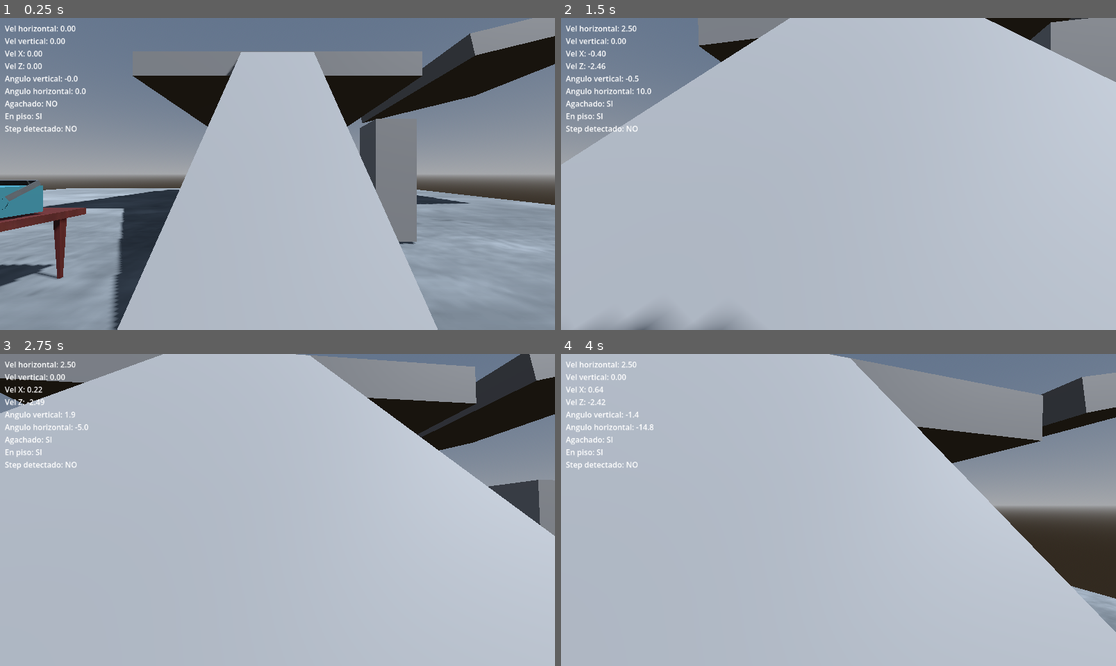
Above: before the commit, frames 1-4 (two rows, left to right).
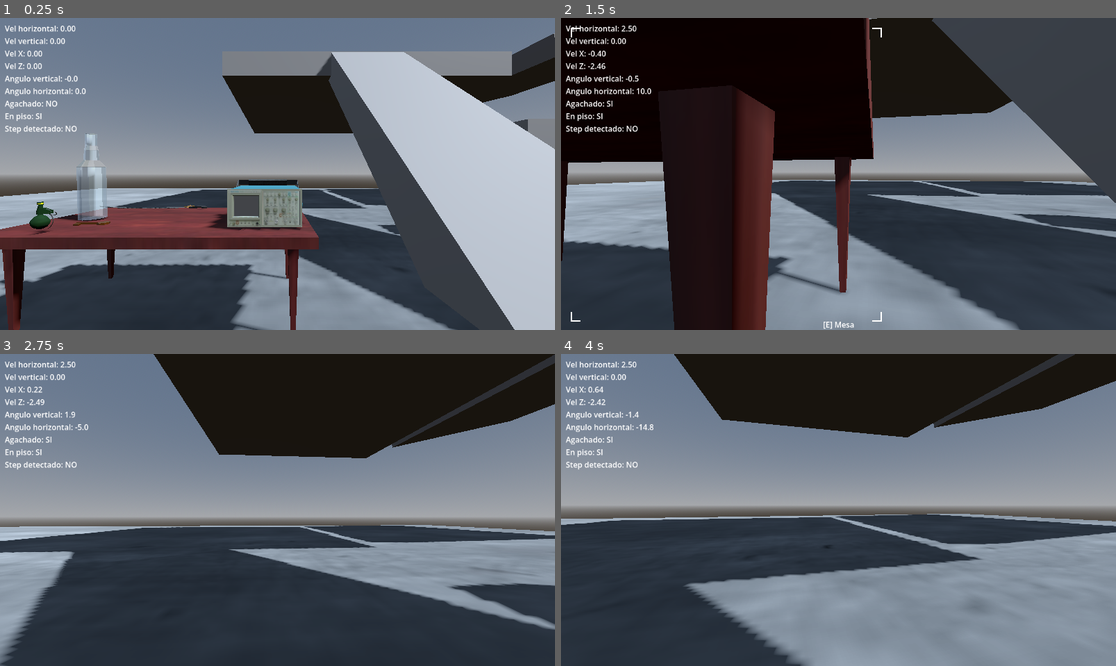
Above: after the commit, the same moments.

Repository: ElVerdulero2001/tun-tun-tun-sahur-el-juego-copia-de-Peripeteia-
Game: Godot game, scene res://levels/movement_test.tscn
Two runs of this game, one before a commit and one after it. Both use one fixed random seed, a clock stepped at 60 frames per second and the inputs below.
Inputs (mouse positions are in pixels of both pictures, inside the frame that each line leads up to):
- Up to frame 1 (0.25 s): no input
- Up to frame 2 (1.5 s): tap Enter at 0.5 s; move the mouse to (866, 174) at 0.52 s; hold Ctrl (crouch) 0.53-1.28 s; hold W (move_forward) from 0.53 s (still down); tap Space (jump) at 0.77 s; move the mouse to (810, 174) at 1.27 s; tap E (interactuar) at 1.35 s
- Up to frame 3 (2.75 s): keep holding W (move_forward); tap Space (jump) at 1.52 s; move the mouse to (288, 503) at 2.02 s; hold Shift (run) from 2.03 s (still down)
- Up to frame 4 (4 s): keep holding W (move_forward); move the mouse to (832, 516) at 2.77 s; release Shift (run) at 2.78 s; tap T (tirar_item) at 2.85 s; tap Space (jump) at 3.02, 3.77 s; move the mouse to (877, 513) at 3.52 s; hold K (toggle_trail) from 3.53 s (still down)

The runs differ from the first frame. In frame 1, 71% of the frame differs, in the area x 0-100%, y 0-100%; in frame 2, 97%; in frame 3, 90%; in frame 4, 91%.

Commit message:
logre arreglar el osciloscopio

Diff:
--- a/levels/camera_3d.gd
+++ /dev/null
@@ -1,2 +0,0 @@
-extends Camera3D
-# no necesita nada, la cámara sola ya renderiza
--- a/levels/movement_test.tscn
+++ b/levels/movement_test.tscn
@@ -14,13 +14,13 @@
 [ext_resource type="PackedScene" uid="uid://derv7f5stbi5f" path="res://scenes/props/dinamic/botella_standar_1.tscn" id="14_8rkqj"]
 [ext_resource type="PackedScene" uid="uid://ce5sanae8y4jr" path="res://scenes/props/dinamic/sable_san_martin_1.tscn" id="15_2fbo5"]
 [ext_resource type="PackedScene" uid="uid://bmknlxq61koen" path="res://scenes/props/dinamic/mesa_standar_1.tscn" id="16_hwk1c"]
+[ext_resource type="PackedScene" uid="uid://dw51wthqro71g" path="res://scenes/props/dinamic/osciloscopio_01.tscn" id="16_yig0p"]
 [ext_resource type="PackedScene" uid="uid://ct6tfm3gtwy22" path="res://scenes/props/static/fuente_vieja_01.tscn" id="17_djgoh"]
 [ext_resource type="PackedScene" uid="uid://c0qytjvt5exhd" path="res://scenes/props/dinamic/llave_comun_1.tscn" id="17_ittlt"]
 [ext_resource type="PackedScene" uid="uid://bkmlbvilr8mps" path="res://scenes/props/static/farola_vieja_01.tscn" id="18_88gl0"]
 [ext_resource type="Texture2D" uid="uid://cvc38q08ijnas" path="res://assets/textures/piso_piedra_01.webp" id="19_00m5o"]
 [ext_resource type="PackedScene" uid="uid://dtjyj444v5jty" path="res://scenes/props/static/banquitobrutalista_01.tscn" id="19_ptivj"]
 [ext_resource type="PackedScene" uid="uid://c7dl0cwwdn0vp" path="res://scenes/props/dinamic/granada_01.tscn" id="20_00m5o"]
-[ext_resource type="PackedScene" uid="uid://bowc62hwhqjco" path="res://scenes/props/dinamic/osciloscopio.tscn" id="21_yig0p"]
 
 [sub_resource type="ProceduralSkyMaterial" id="ProceduralSkyMaterial_755td"]
 
@@ -70,6 +70,13 @@
 [sub_resource type="BoxMesh" id="BoxMesh_t354w"]
 
 [sub_resource type="BoxShape3D" id="BoxShape3D_s4463"]
+
+[sub_resource type="ViewportTexture" id="ViewportTexture_yig0p"]
+viewport_path = NodePath("../../../../../entities/Node3D/SubViewport")
+
+[sub_resource type="StandardMaterial3D" id="StandardMaterial3D_kcpfy"]
+resource_local_to_scene = true
+albedo_texture = SubResource("ViewportTexture_yig0p")
 
 [node name="MovementTest" type="Node3D" unique_id=15402342 groups=["raycast"]]
 
@@ -198,12 +205,16 @@
 [node name="granada_01" parent="world/enviroment/dinamic" unique_id=1896426358 instance=ExtResource("20_00m5o")]
 transform = Transform3D(1, 0, 0, 0, 1, 0, 0, 0, 1, -6.09862, 1.3785677, -2.3285449)
 
-[node name="osciloscopio" parent="world/enviroment/dinamic" unique_id=1107824422 instance=ExtResource("21_yig0p")]
-transform = Transform3D(0.99999994, 0, 0, 0, 1, 0, 0, 0, 1, -3.8496594, 1.5746975, -2.8759344)
+[node name="osciloscopio_01" parent="world/enviroment/dinamic" unique_id=471919506 instance=ExtResource("16_yig0p")]
+transform = Transform3D(1, 0, 0, 0, 1, 0, 0, 0, 1, -3.8551984, 1.4868441, -2.8426342)
+
+[node name="pantalla" parent="world/enviroment/dinamic/osciloscopio_01/osciloscopio5" parent_id_path=PackedInt32Array(471919506, 1264347502) index="5" unique_id=2136249046]
+surface_material_override/0 = SubResource("StandardMaterial3D_kcpfy")
 
 [node name="entities" type="Node3D" parent="." unique_id=2102854069]
 
 [node name="player" type="Node3D" parent="entities" unique_id=143539223]
+transform = Transform3D(1, 0, 0, 0, 1, 0, 0, 0, 1, -3.7168937, 0, 0)
 
 [node name="player" parent="entities/player" unique_id=189769782 instance=ExtResource("1_djgoh")]
 transform = Transform3D(1, 0, 0, 0, 1, 0, 0, 0, 1, 0, 0.17427588, 0)
@@ -225,6 +236,16 @@
 [node name="HUD" parent="entities/player" unique_id=1676478594 node_paths=PackedStringArray("raycast") instance=ExtResource("13_6fxmk")]
 raycast = NodePath("../player/player/Camera3D/raycast_interaccion")
 
+[node name="Node3D" type="Node3D" parent="entities" unique_id=538461892]
+
+[node name="SubViewport" type="SubViewport" parent="entities/Node3D" unique_id=820303445]
+size = Vector2i(310, 255)
+
+[node name="Camera3D" type="Camera3D" parent="entities/Node3D/SubViewport" unique_id=417162581]
+transform = Transform3D(0.35445136, 0.6314493, -0.68966377, -0.04842532, 0.7489557, 0.66084826, 0.9338197, -0.20084135, 0.29604647, -5.9791393, 2.570358, 0.8493495)
+
+[editable path="world/enviroment/dinamic/osciloscopio_01"]
+[editable path="world/enviroment/dinamic/osciloscopio_01/osciloscopio5"]
 [editable path="entities/player/player"]
 [editable path="entities/player/player/player/Camera3D/raycast_interaccion"]
 [editable path="entities/player/debugui"]
--- /dev/null
+++ b/osciloscopio_01.gd
@@ -0,0 +1,4 @@
+extends RigidBody3D
+
+func _ready():
+	await get_tree().process_frame
--- a/scenes/props/dinamic/osciloscopio.gd
+++ /dev/null
@@ -1,13 +0,0 @@
-extends RigidBody3D
-
-@export var viewport_externo: SubViewport
-
-@onready var pantalla: MeshInstance3D = $osciloscopio5/pantalla
-
-func _ready():
-	var mat = StandardMaterial3D.new()
-	mat.albedo_texture = viewport_externo.get_texture()
-	mat.emission_enabled = true
-	mat.emission_texture = viewport_externo.get_texture()
-	mat.emission_energy_multiplier = 1.0
-	pantalla.set_surface_override_material(0, mat)
--- a/scenes/props/dinamic/osciloscopio.tscn
+++ /dev/null
@@ -1,65 +0,0 @@
-[gd_scene format=3 uid="uid://bowc62hwhqjco"]
-
-[ext_resource type="PackedScene" uid="uid://bhtpk7s43gfrf" path="res://assets/models/no_collectibles/osciloscopio5.glb" id="1_4hd37"]
-
-[sub_resource type="BoxShape3D" id="BoxShape3D_hmls3"]
-size = Vector3(0.875, 0.41, 0.875)
-
-[sub_resource type="BoxShape3D" id="BoxShape3D_3y40l"]
-size = Vector3(0.875, 0.095, 0.46)
-
-[sub_resource type="StandardMaterial3D" id="StandardMaterial3D_p0q5k"]
-resource_name = "pantalla"
-cull_mode = 2
-albedo_color = Color(0, 0, 0, 1)
-roughness = 0.5
-
-[sub_resource type="ArrayMesh" id="ArrayMesh_mp8n4"]
-_surfaces = [{
-"aabb": AABB(-1.98862, -0.537536, 2.4332976, 1.5979114, 1.3163366, 1e-05),
-"format": 34896613377,
-"index_count": 6,
-"index_data": PackedByteArray(0, 0, 1, 0, 2, 0, 0, 0, 3, 0, 1, 0),
-"name": "pantalla",
-"primitive": 3,
-"uv_scale": Vector4(0, 0, 0, 0),
-"vertex_count": 4,
-"vertex_data": PackedByteArray(255, 255, 255, 255, 0, 0, 0, 0, 0, 0, 0, 0, 0, 0, 0, 0, 0, 0, 255, 255, 0, 0, 0, 0, 255, 255, 0, 0, 0, 0, 0, 0)
-}]
-blend_shape_mode = 0
-
-[sub_resource type="ArrayMesh" id="ArrayMesh_4hd37"]
-resource_name = "osciloscopio5_Cube_002"
-_surfaces = [{
-"aabb": AABB(-1.98862, -0.537536, 2.4332976, 1.5979114, 1.3163366, 1e-05),
-"attribute_data": PackedByteArray(238, 107, 27, 20, 15, 20, 246, 90, 15, 20, 27, 20, 238, 107, 246, 90),
-"format": 34896613399,
-"index_count": 6,
-"index_data": PackedByteArray(0, 0, 1, 0, 2, 0, 0, 0, 3, 0, 1, 0),
-"material": SubResource("StandardMaterial3D_p0q5k"),
-"name": "pantalla",
-"primitive": 3,
-"uv_scale": Vector4(0, 0, 0, 0),
-"vertex_count": 4,
-"vertex_data": PackedByteArray(255, 255, 255, 255, 0, 0, 0, 128, 0, 0, 0, 0, 0, 0, 0, 128, 0, 0, 255, 255, 0, 0, 0, 128, 255, 255, 0, 0, 0, 0, 0, 128, 255, 127, 255, 255, 255, 127, 255, 255, 255, 127, 255, 255, 255, 127, 255, 255)
-}]
-blend_shape_mode = 0
-shadow_mesh = SubResource("ArrayMesh_mp8n4")
-
-[node name="osciloscopio" type="RigidBody3D" unique_id=1107824422]
-collision_layer = 10
-collision_mask = 9
-
-[node name="box" type="CollisionShape3D" parent="." unique_id=1414124643]
-shape = SubResource("BoxShape3D_hmls3")
-
-[node name="handle" type="CollisionShape3D" parent="." unique_id=718683566]
-transform = Transform3D(1, 0, 0, 0, 0.8756163, -0.4830073, 0, 0.4830073, 0.8756163, 0, 0.14112175, -0.1654344)
-shape = SubResource("BoxShape3D_3y40l")
-
-[node name="osciloscopio5" parent="." unique_id=1680476728 instance=ExtResource("1_4hd37")]
-
-[node name="pantalla" parent="osciloscopio5" index="5" unique_id=906293352]
-mesh = SubResource("ArrayMesh_4hd37")
-
-[editable path="osciloscopio5"]
--- /dev/null
+++ b/scenes/props/dinamic/osciloscopio_01.tscn
@@ -0,0 +1,36 @@
+[gd_scene format=3 uid="uid://dw51wthqro71g"]
+
+[ext_resource type="PackedScene" uid="uid://bxjn7fsrompfd" path="res://assets/models/no_collectibles/osciloscopio5.glb" id="1_y8k1p"]
+
+[sub_resource type="BoxShape3D" id="BoxShape3D_ppfc1"]
+size = Vector3(0.875, 0.415, 0.89)
+
+[sub_resource type="BoxShape3D" id="BoxShape3D_weci0"]
+size = Vector3(0.875, 0.095, 0.445)
+
+[sub_resource type="ViewportTexture" id="ViewportTexture_y8k1p"]
+
+[sub_resource type="StandardMaterial3D" id="StandardMaterial3D_ppfc1"]
+resource_local_to_scene = true
+albedo_texture = SubResource("ViewportTexture_y8k1p")
+
+[node name="osciloscopio_01" type="RigidBody3D" unique_id=471919506]
+collision_layer = 10
+collision_mask = 9
+
+[node name="cuerpo" type="CollisionShape3D" parent="." unique_id=1411806449]
+transform = Transform3D(1, 0, 0, 0, 1, 0, 0, 0, 1, 0, 0.21, 0.009)
+shape = SubResource("BoxShape3D_ppfc1")
+
+[node name="agarradera" type="CollisionShape3D" parent="." unique_id=151387528]
+transform = Transform3D(1, 0, 0, 0, 0.87800807, -0.47864592, 0, 0.47864592, 0.87800807, 0, 0.353, -0.169)
+shape = SubResource("BoxShape3D_weci0")
+
+[node name="osciloscopio5" parent="." unique_id=1264347502 instance=ExtResource("1_y8k1p")]
+transform = Transform3D(1, 0, 0, 0, 1, 0, 0, 0, 1, 0, 0.21, 0)
+
+[node name="pantalla" parent="osciloscopio5" index="5" unique_id=2136249046]
+transform = Transform3D(-0.16480452, -1.4407669e-08, 0, 1.4407669e-08, -0.16480452, 0, 0, 0, 0.16480452, -0.3920871, 0.039759785, 0)
+surface_material_override/0 = SubResource("StandardMaterial3D_ppfc1")
+
+[editable path="osciloscopio5"]
Binary file changed: assets/models/no_collectibles/osciloscopio5.glb
Not shown, changed: assets/models/no_collectibles/osciloscopio5.glb.import
Binary file removed: assets/models/no_collectibles/osciloscopio5_metal_01.webp
Not shown, removed: assets/models/no_collectibles/osciloscopio5_metal_01.webp.import
Binary file removed: assets/models/no_collectibles/osciloscopio5_rubber_black_01.webp
Not shown, removed: assets/models/no_collectibles/osciloscopio5_rubber_black_01.webp.import
Binary file removed: assets/models/no_collectibles/osciloscopio5_tektronix_2440.webp
Not shown, removed: assets/models/no_collectibles/osciloscopio5_tektronix_2440.webp.import
Not shown, removed: levels/camera_3d.gd.uid
Not shown, added: osciloscopio_01.gd.uid
Not shown, removed: scenes/props/dinamic/osciloscopio.gd.uid
